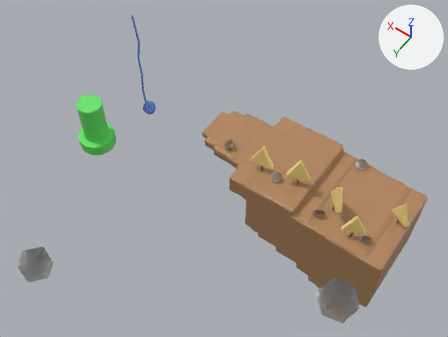
The Blender file Escenarios/Montaña.blend: old version first, new version second.
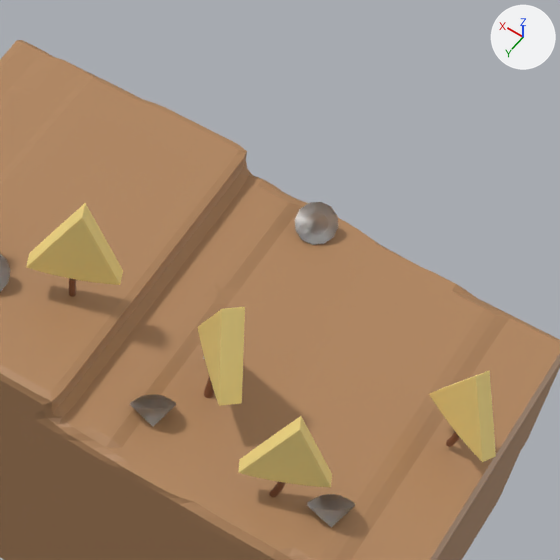
Each version is shown whole from a 50 mm lens placed at (-40.2, 103.8, 156.6), pointed at (20.7, 18.5, 22.6), then close up on the part from 62% to 95% of the width and 32% to 75% of the height. The axes (+X, +Y, +Z) are drawn at upper right. The lights are the same throughout.

The first close-up shows 'Gem.002', 'Gem.003', 'Gem.004', 'Montaña', 'Plane.003', 'Plane.004', 'Plane.005', 'Plane.007'.
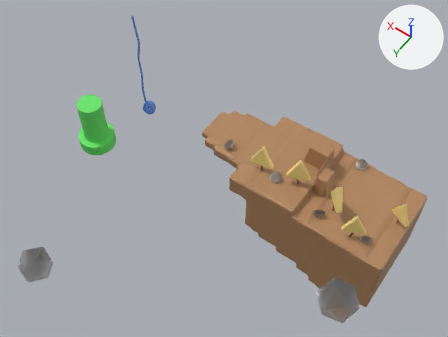
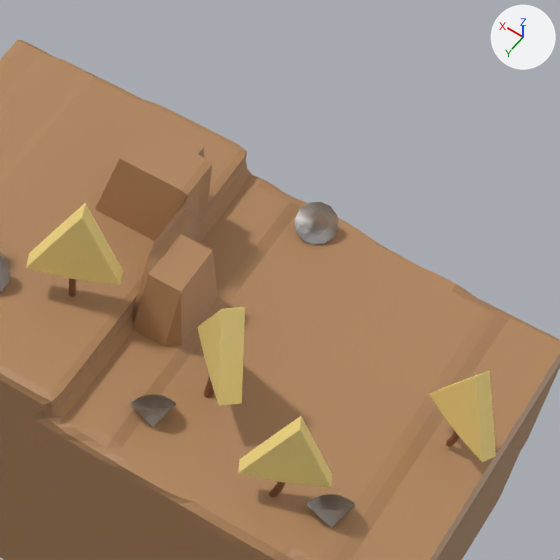
Commit message: Modificacion montaña

Where the change shows, as pixel boxes (x1, y1, x2, y2) in the close-ups (560 x 560 px; the box of a moved part takes in the faces that stretch with it):
```json
{"part": 1, "of": "me_cube_039", "change": "moved or reshaped", "before": [95, 162, 218, 353], "after": [95, 126, 218, 353]}
```

Scene script edits in JSON lines:
```json
{"block": "me_cube_039", "where": "# used by ob_montaña; location = (35.51, -1.23, 11.21)"}
{"op": "remove", "block": "me_cube_039", "code": "me_cube_039.from_pydata(...)  # 9047 vertices, 9045 faces; spans x -63.1..3.9, y -15.0..15.0, z -29.5..1.7"}
{"op": "add", "block": "me_cube_039", "code": "me_cube_039.from_pydata(...)  # 9047 vertices, 9045 faces; spans x -63.1..3.9, y -15.0..15.0, z -29.5..7.7"}
{"block": "me_cube_039", "change": "me_cube_039 part 1: 86 of the vertices in x -38.3..-28.9, y -8.1..3.3, z -0.6..1.7 are moved by (0.0, 0.0, 5.9)"}
```
